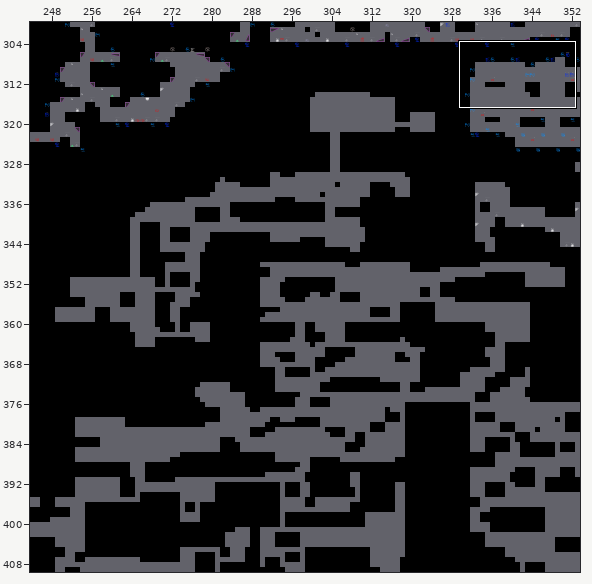
Tiled map -- DownloadedData/TheCave.tmx. Above: a wide view before the commit, with the close-up outlined.
Close-up. First the earlier version:
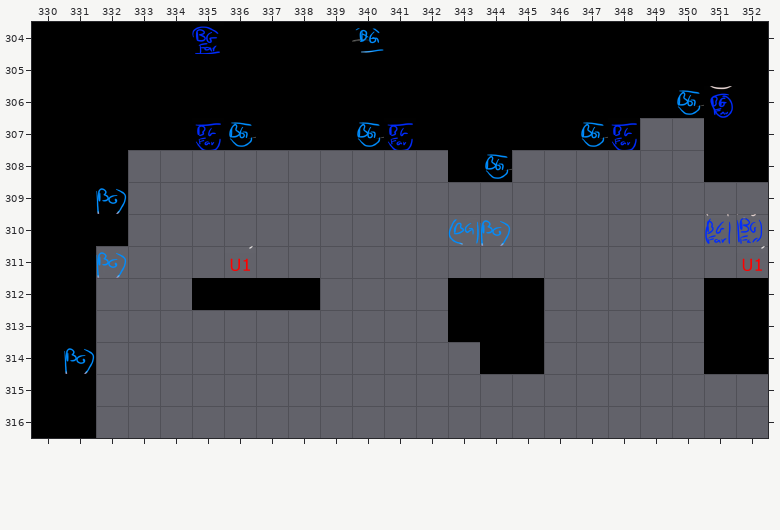
Cells are 120x120 px. Shown: x 330..352, y 304..316. The commit also changed other parts of the map, which this record leaves out.
After:
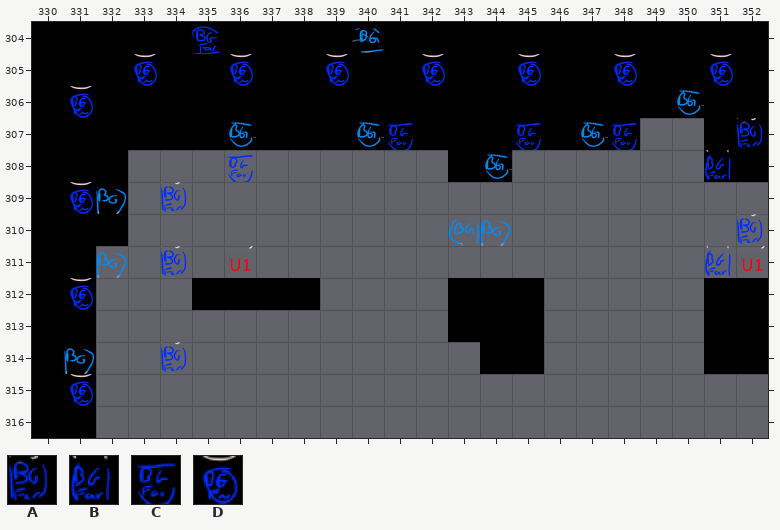
Key: from "UpperCaveObjectTiles": A 125, B 126, C 127, D 129.
_ is an empty cell.
See-through tiles are keyed as they look on the map.
Change:
Layer "Objects":
y 305: x 333 _ -> D; x 336 _ -> D; x 339 _ -> D; x 342 _ -> D; x 345 _ -> D; x 348 _ -> D; x 351 _ -> D
y 306: x 331 _ -> D; x 351 D -> _
y 307: x 335 C -> _; x 345 _ -> C; x 352 _ -> A
y 308: x 336 _ -> C; x 351 _ -> B
y 309: x 331 _ -> D; x 334 _ -> A
y 310: x 351 B -> _
y 311: x 334 _ -> A; x 351 _ -> B
y 312: x 331 _ -> D
y 314: x 334 _ -> A
y 315: x 331 _ -> D
